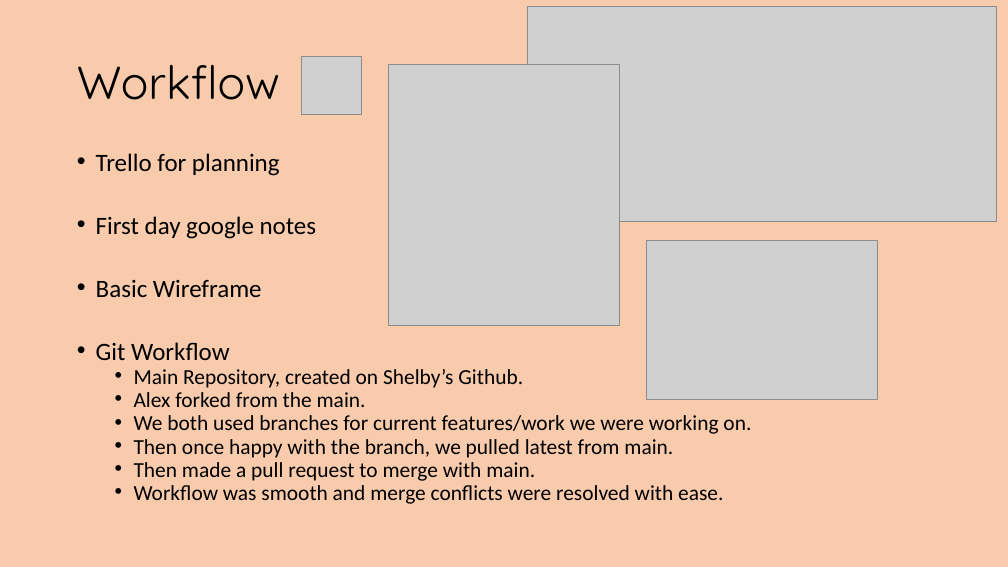
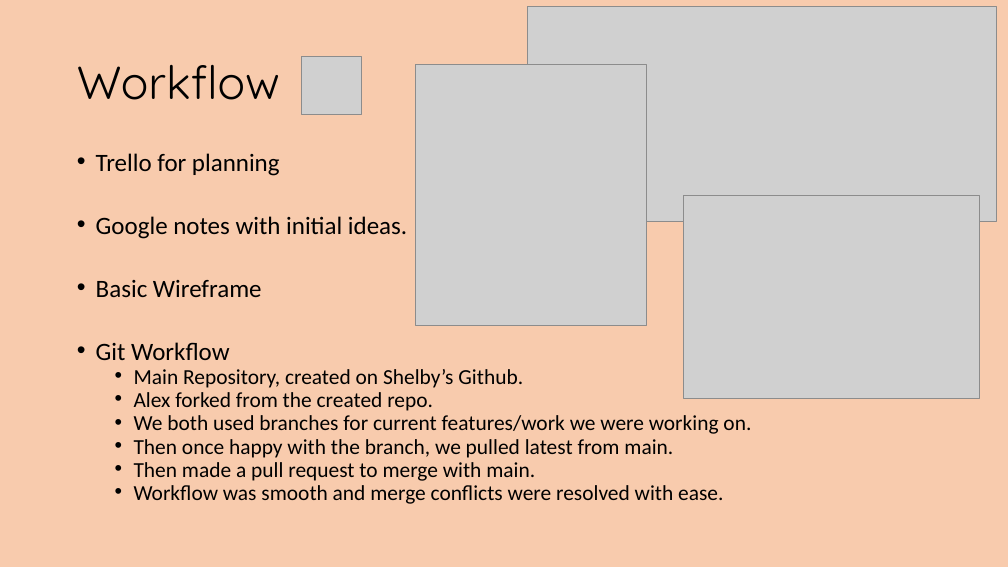
Before and after one commit to Shelby219/Taskio_gamified_task_app, a slide deck: slide 3 of docs/Presentation1.pptx. Drawn at 1008x567 pixels with LibreOffice and Linux fonts; fonts in the diff are those of the drawing; grey boxes stand for pictures. Boxes give left, top, right and bottom in pixels: in the first picture for what was removed or moved away, otherwise in the second. Text is boxed around its words. In the diff, an @@ line names an element or a change of style, - is before the commit and + after.

```diff
--- a/docs/Presentation1.pptx
+++ b/docs/Presentation1.pptx
@@ picture: place and size @@
-picture at <box>389,65,619,325</box>
+picture at <box>416,65,647,325</box>
@@ picture: place and size @@
-picture at <box>647,240,877,399</box>
+picture at <box>684,195,980,399</box>
@@ text at <box>96,216,407,239</box>: text changed @@
-• First day google notes
+• Google notes with initial ideas.
@@ text at <box>134,392,433,411</box>: text changed @@
-  • Alex forked from the main.
+  • Alex forked from the created repo.
```
Also in this commit, not shown: 4 other slides changed, 5 other files.
